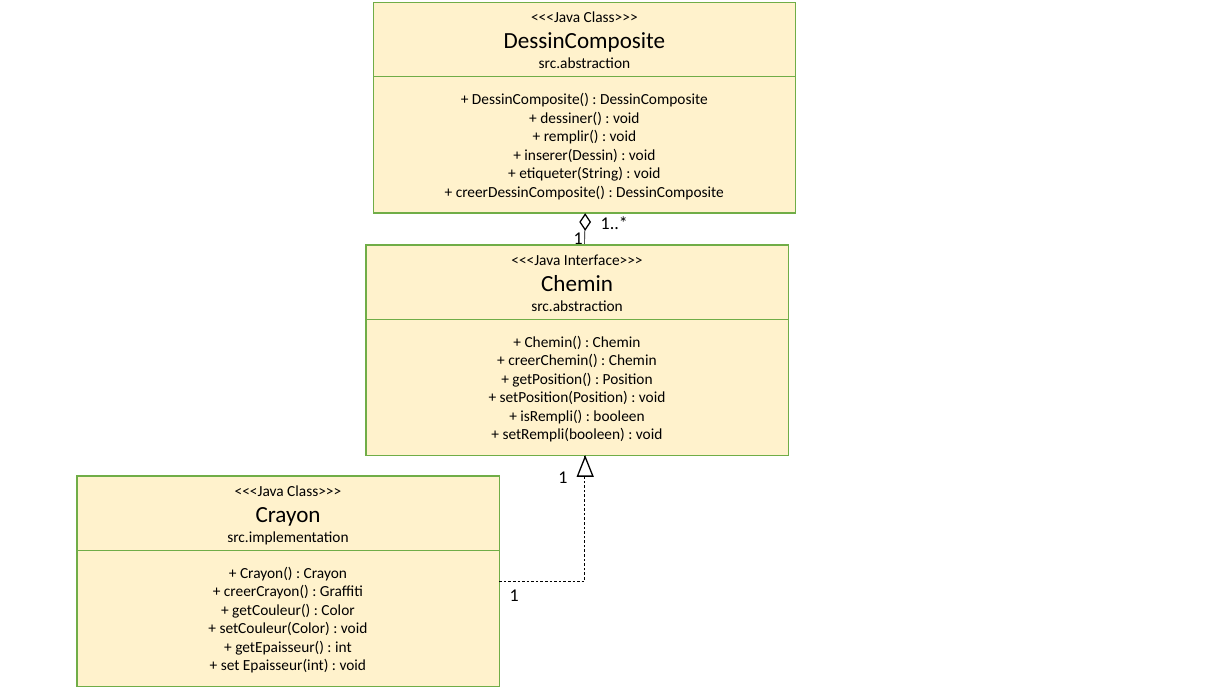
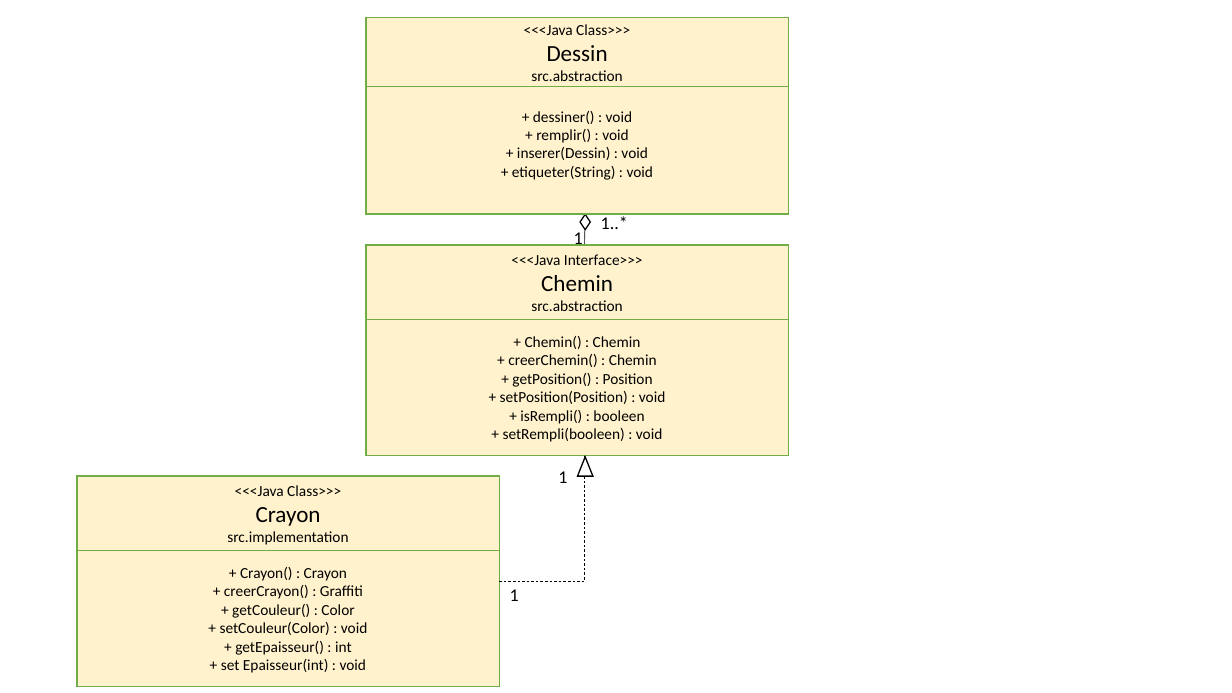
Before and after one commit to Gayout/dessin_vectoriel, a slide deck: slide 2 of patterns.pptx. Drawn at 1232x693 pixels with LibreOffice and Linux fonts; fonts in the diff are those of the drawing. Boxes give left, top, right and bottom in pixels: in the first picture for what was removed or moved away, otherwise in the second. Text is boxed around its words. In the diff, an @@ line names an element or a change of style, - is before the commit and + after.

```diff
--- a/patterns.pptx
+++ b/patterns.pptx
@@ rectangle "+ dessiner() : void": place and size @@
-rectangle "+ dessiner() : void" at <box>373,3,796,213</box>
+rectangle "+ dessiner() : void" at <box>366,18,788,214</box>
@@ rectangle "<<<Java Class>>>": place and size @@
-rectangle "<<<Java Class>>>" at <box>373,3,796,77</box>
+rectangle "<<<Java Class>>>" at <box>366,18,788,87</box>
@@ text in rectangle at <box>547,45,608,61</box>: text changed @@
-DessinComposite
+Dessin
@@ text in rectangle at <box>472,93,708,107</box>: paragraph removed @@
-+ DessinComposite() : DessinComposite
@@ text in rectangle at <box>456,186,724,200</box>: paragraph removed @@
-+ creerDessinComposite() : DessinComposite
```
Also in this commit, not shown: 15 other files.
